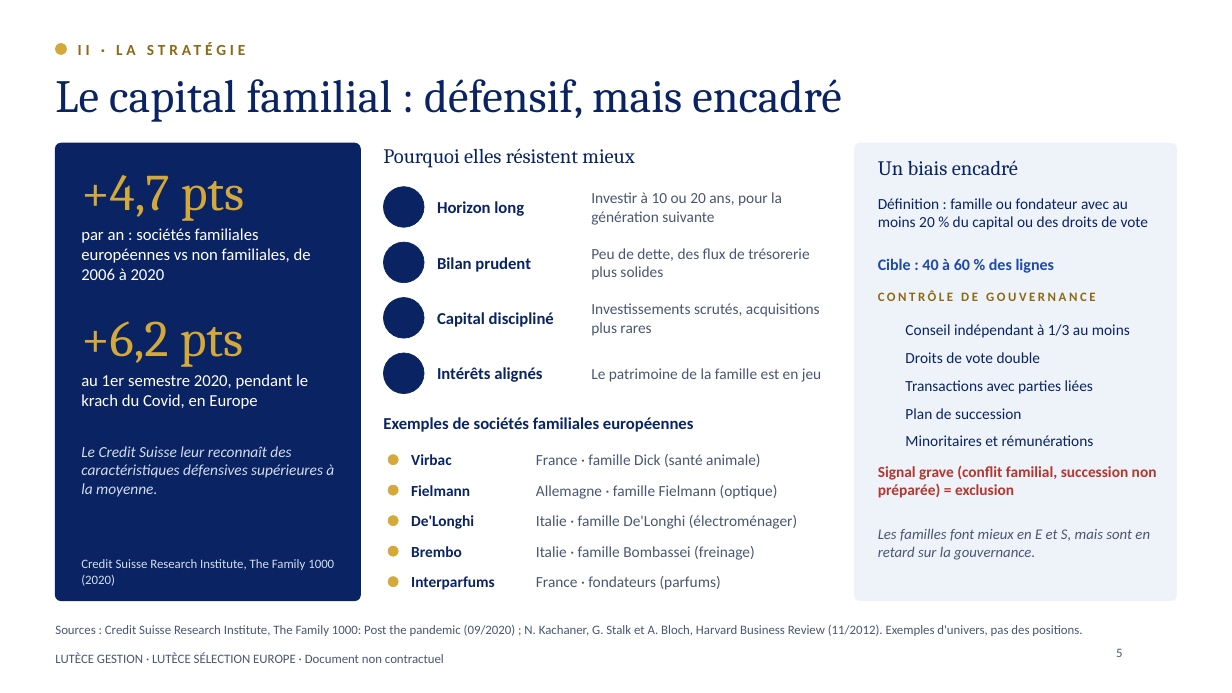
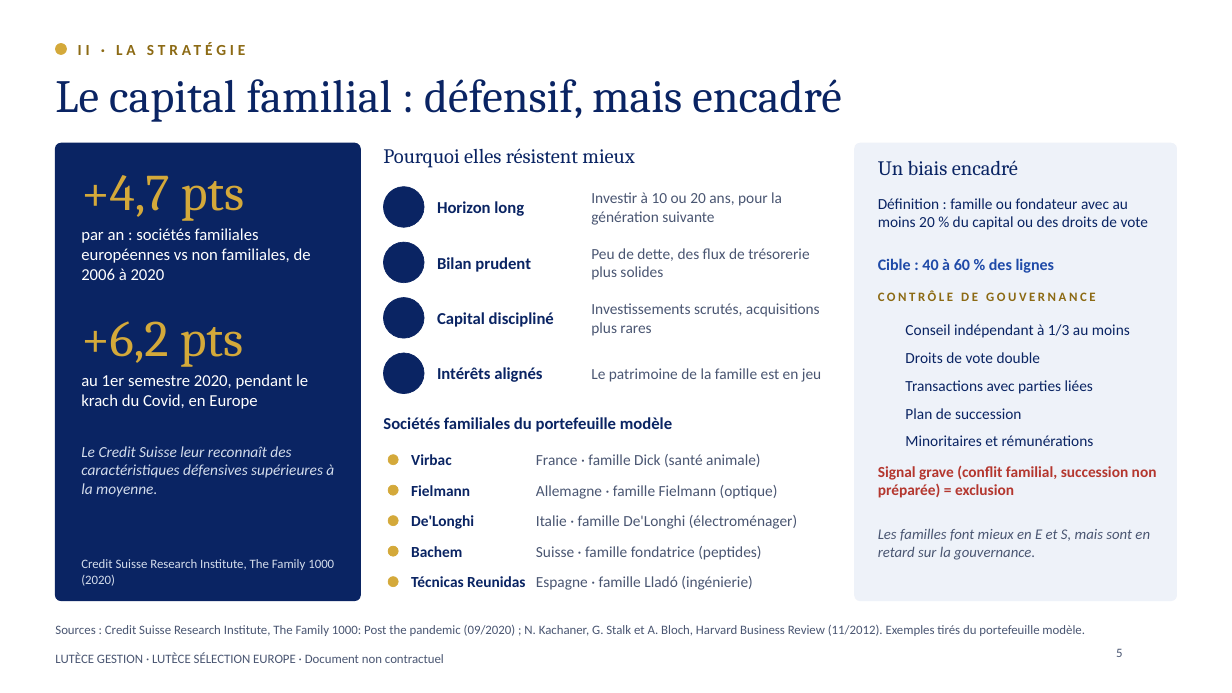
Before and after one commit to charlesarthurfrancois-sys/ponytail, a slide deck: slide 5 of student-challenge/Lutece_Selection_Europe_Student_Challenge.pptx. Drawn at 1232x693 pixels with LibreOffice and Linux fonts; fonts in the diff are those of the drawing; background and template pictures are left out. Boxes give left, top, right and bottom in pixels: in the first picture for what was removed or moved away, otherwise in the second. Text is boxed around its words. In the diff, an @@ line names an element or a change of style, - is before the commit and + after.

```diff
--- a/student-challenge/Lutece_Selection_Europe_Student_Challenge.pptx
+++ b/student-challenge/Lutece_Selection_Europe_Student_Challenge.pptx
@@ text at (383, 417, 672, 432): text changed @@
-Exemples de sociétés familiales européennes
+Sociétés familiales du portefeuille modèle
@@ text at (411, 546, 462, 557): text changed @@
-Brembo
+Bachem
@@ text at (536, 546, 761, 560): text changed @@
-Italie · famille Bombassei (freinage)
+Suisse · famille fondatrice (peptides)
@@ text at (411, 576, 525, 587): text changed @@
-Interparfums
+Técnicas Reunidas
@@ text at (536, 576, 752, 590): text changed @@
-France · fondateurs (parfums)
+Espagne · famille Lladó (ingénierie)
@@ text at (55, 625, 1085, 636): text changed @@
-Sources : Credit Suisse Research Institute, The Family 1000: Post the pandemic (09/2020) ; N. Kachaner, G. Stalk et A. Bloch, Harvard Business Review (11/2012). Exemples d'univers, pas des positions.
+Sources : Credit Suisse Research Institute, The Family 1000: Post the pandemic (09/2020) ; N. Kachaner, G. Stalk et A. Bloch, Harvard Business Review (11/2012). Exemples tirés du portefeuille modèle.
```
Also in this commit, not shown: 7 other slides changed, 6 slides added, 1 other file.
